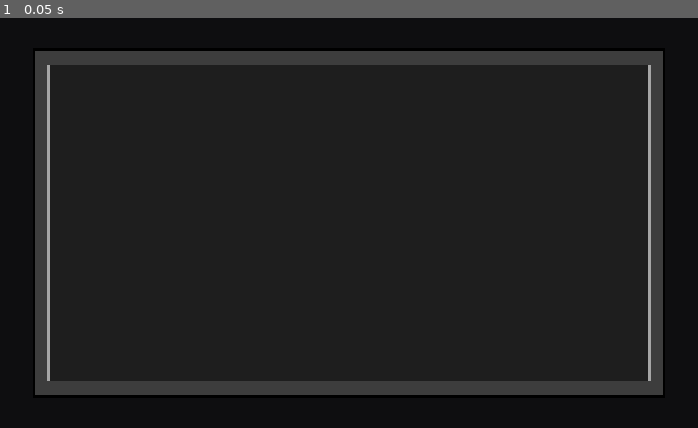
Above: before the commit, frame 1.
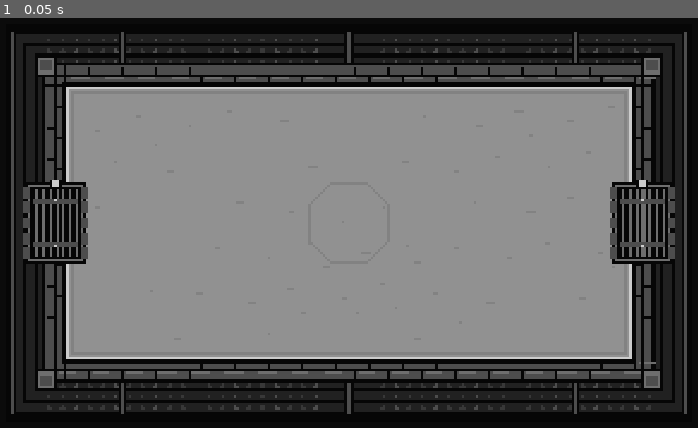
Above: after the commit, the same moment.

Repository: JoshuaLi-hua/divine-coliseum
Game: Godot game, scene res://scenes/main/main.tscn
The game is run twice, just before and just after one commit, with the same random seed, the same clock (stepped at 60 frames per second) and the same inputs.
Inputs:
- Up to frame 1 (0.05 s): no input

The runs differ from the first frame. In frame 1, 72% of the frame differs, in the area x 1-99%, y 3-97%.

Commit message:
Divine Coliseum - Step 1 Arena Prototype

Diff:
--- a/scenes/arena/arena.gd
+++ b/scenes/arena/arena.gd
@@ -1,16 +1,124 @@
 @tool
 extends Node2D
-## Draws only the placeholder arena; no gameplay behavior.
+## Static Step 1 scenery; replace these drawing layers with real art later.
+## Local coordinates are centered under Arena's existing Camera2D.
 
-const COMBAT_RECT: Rect2 = Rect2(-720.0, -380.0, 1440.0, 760.0)
-const WALL_WIDTH: float = 32.0
-const WALL_COLOR: Color = Color(0.24, 0.24, 0.24)
-const FLOOR_COLOR: Color = Color(0.12, 0.12, 0.12)
-const BORDER_COLOR: Color = Color(0.65, 0.65, 0.65)
+const COMBAT_RECT: Rect2 = Rect2(-680, -330, 1360, 660)
+const WALL_WIDTH: float = 48.0
+const STAND_DEPTH: float = 84.0
+const BLOCK_LENGTH: float = 80.0
+const GATE_SIZE: Vector2 = Vector2(124, 176)
+const INK: Color = Color(0.025, 0.025, 0.025)
+const BACKGROUND: Color = Color(0.045, 0.045, 0.045)
+const STAND: Color = Color(0.13, 0.13, 0.13)
+const STONE: Color = Color(0.30, 0.30, 0.30)
+const STONE_LIGHT: Color = Color(0.43, 0.43, 0.43)
+const FLOOR: Color = Color(0.57, 0.57, 0.57)
+const FLOOR_MARK: Color = Color(0.51, 0.51, 0.51)
+const PALE: Color = Color(0.80, 0.80, 0.80)
 
 
 func _draw() -> void:
-	draw_rect(COMBAT_RECT.grow(WALL_WIDTH + 6.0), Color.BLACK)
-	draw_rect(COMBAT_RECT.grow(WALL_WIDTH), WALL_COLOR)
-	draw_rect(COMBAT_RECT, FLOOR_COLOR)
-	draw_rect(COMBAT_RECT, BORDER_COLOR, false, 4.0)
+	# Backing also covers wider windows without changing project settings.
+	draw_rect(Rect2(-4096, -4096, 8192, 8192), BACKGROUND)
+	_draw_stands()
+	_draw_walls()
+	_draw_floor()
+	for side: float in [-1.0, 1.0]:
+		_draw_gate(side)
+
+
+func _draw_stands() -> void:
+	var outer: Rect2 = COMBAT_RECT.grow(WALL_WIDTH + STAND_DEPTH)
+	draw_rect(outer.grow(12.0), INK)
+	draw_rect(outer, STONE)
+	for tier: int in range(3):
+		var band: Rect2 = outer.grow(-float(tier) * 26.0 - 8.0)
+		draw_rect(band, STAND)
+		draw_rect(band, INK, false, 6.0)
+		# Paired squares suggest a crowd, leaving regular aisles clear.
+		for index: int in range(47):
+			var x: float = -754.0 + float(index) * 32.0
+			if absf(x) < 55.0 or index % 12 == 0:
+				continue
+			var shade: Color = STONE if index % 3 == 0 else Color(0.22, 0.22, 0.22)
+			for side: float in [-1.0, 1.0]:
+				var y: float = side * (band.end.y - 13.0)
+				draw_rect(Rect2(x, y - 4.0, 6, 6), shade)
+				draw_rect(Rect2(x - 3.0, y + 3.0, 12, 4), shade)
+	for x: float in [-544.0, 0.0, 544.0]:
+		for side: float in [-1.0, 1.0]:
+			var y: float = side * (COMBAT_RECT.end.y + WALL_WIDTH + STAND_DEPTH / 2.0)
+			draw_rect(Rect2(x - 10.0, y - 42.0, 20, 84), INK)
+			draw_rect(Rect2(x - 4.0, y - 42.0, 8, 84), STONE)
+
+
+func _draw_walls() -> void:
+	var wall: Rect2 = COMBAT_RECT.grow(WALL_WIDTH)
+	draw_rect(wall.grow(8.0), INK)
+	draw_rect(wall, STONE)
+	# Two staggered stone courses; the floor masks their inner edges.
+	for course: int in range(2):
+		var inset: float = float(course) * 24.0
+		for side: float in [-1.0, 1.0]:
+			var row_y: float = side * (wall.end.y - inset - 12.0)
+			draw_line(Vector2(wall.position.x, row_y + 11.0), Vector2(wall.end.x, row_y + 11.0), INK, 4.0)
+			for index: int in range(18):
+				var block_x: float = wall.position.x + 24.0 + float(index) * BLOCK_LENGTH + float(course) * 32.0
+				draw_line(Vector2(block_x, row_y - 10.0), Vector2(block_x, row_y + 10.0), INK, 4.0)
+				draw_line(Vector2(block_x + 7.0, row_y - 7.0), Vector2(block_x + 49.0, row_y - 7.0), STONE_LIGHT, 3.0)
+			var column_x: float = side * (wall.end.x - inset - 12.0)
+			draw_line(Vector2(column_x + 11.0, wall.position.y), Vector2(column_x + 11.0, wall.end.y), INK, 4.0)
+			for block: int in range(-4, 5):
+				var block_y: float = float(block) * 76.0 + float(course) * 24.0
+				draw_line(Vector2(column_x - 10.0, block_y), Vector2(column_x + 10.0, block_y), INK, 4.0)
+	# Corner buttresses give the silhouette architectural weight.
+	for x: float in [-wall.end.x, wall.end.x]:
+		for y: float in [-wall.end.y, wall.end.y]:
+			draw_rect(Rect2(x - 27.0, y - 27.0, 54, 54), INK)
+			draw_rect(Rect2(x - 20.0, y - 20.0, 40, 40), STONE_LIGHT)
+			draw_rect(Rect2(x - 13.0, y - 13.0, 26, 26), STONE)
+
+
+func _draw_floor() -> void:
+	draw_rect(COMBAT_RECT.grow(8.0), INK)
+	draw_rect(COMBAT_RECT, FLOOR)
+	draw_rect(COMBAT_RECT.grow(-4.0), PALE, false, 4.0)
+	draw_rect(COMBAT_RECT.grow(-16.0), FLOOR_MARK, false, 2.0)
+	# Fixed integer formulas: identical markings on every run, no random state.
+	for index: int in range(160):
+		var x: float = -636.0 + float((index * 173 + 19) % 1260)
+		var y: float = -286.0 + float((index * 97 + 43) % 570)
+		var length: float = float(4 + (index * 7) % 19)
+		draw_rect(Rect2(x, y, length, 2), FLOOR_MARK)
+		if index % 5 == 0:
+			draw_rect(Rect2(x + length - 2.0, y - 4.0, 2, 4), FLOOR_MARK)
+	# Faded angular seal stays low contrast for future units.
+	var seal: PackedVector2Array = PackedVector2Array([
+		Vector2(-96, -40), Vector2(-40, -96), Vector2(40, -96),
+		Vector2(96, -40), Vector2(96, 40), Vector2(40, 96),
+		Vector2(-40, 96), Vector2(-96, 40), Vector2(-96, -40),
+	])
+	draw_polyline(seal, FLOOR_MARK, 3.0)
+	draw_line(Vector2(-24, 0), Vector2(24, 0), FLOOR_MARK, 3.0)
+	draw_line(Vector2(0, -24), Vector2(0, 24), FLOOR_MARK, 3.0)
+
+
+func _draw_gate(side: float) -> void:
+	var center: Vector2 = Vector2(side * (COMBAT_RECT.end.x + WALL_WIDTH / 2.0), 0)
+	var tunnel: Rect2 = Rect2(center - GATE_SIZE / 2.0, GATE_SIZE)
+	draw_rect(tunnel.grow(12.0), INK)
+	draw_rect(tunnel.grow(6.0), STONE_LIGHT)
+	draw_rect(tunnel, INK)
+	# Stone jambs and lintel frame a static iron portcullis.
+	for y: float in [-72.0, -36.0, 0.0, 36.0, 72.0]:
+		for edge: float in [-1.0, 1.0]:
+			draw_rect(Rect2(center.x + edge * (GATE_SIZE.x / 2.0 + 6.0) - 9.0, y - 14.0, 18, 28), STONE)
+	for index: int in range(7):
+		var x: float = tunnel.position.x + 14.0 + float(index) * 16.0
+		draw_rect(Rect2(x, tunnel.position.y + 8.0, 6, GATE_SIZE.y - 16.0), STONE_LIGHT)
+	for y: float in [-52.0, 52.0]:
+		draw_rect(Rect2(tunnel.position.x + 8.0, y - 4.0, GATE_SIZE.x - 16.0, 8), STONE)
+		draw_rect(Rect2(center.x - 3.0, y - 3.0, 6, 6), PALE)
+	draw_rect(Rect2(center.x - 16.0, -GATE_SIZE.y / 2.0 - 17.0, 32, 20), INK)
+	draw_rect(Rect2(center.x - 9.0, -GATE_SIZE.y / 2.0 - 13.0, 18, 12), PALE)
